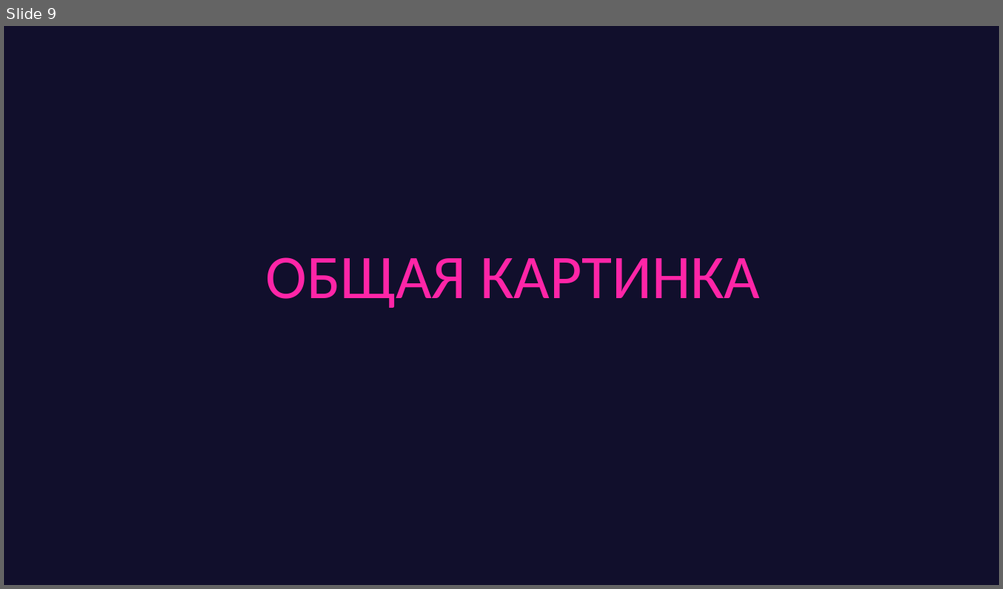
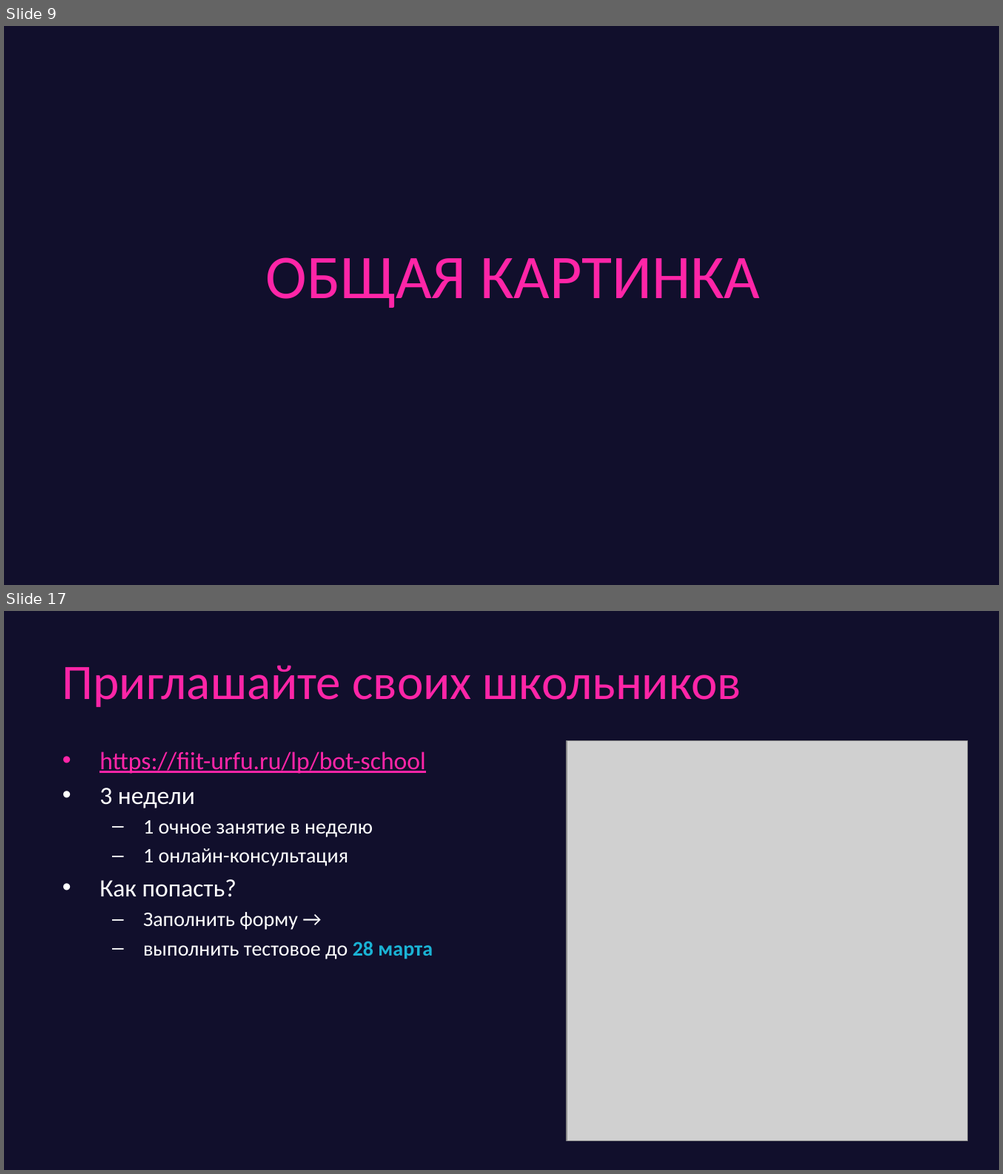
Before and after one commit to game-ai-course/game-ai-school, a slide deck: slides/online_4dx1.5h/day3-final.pptx. Shown one above the other, each under a label of ours: slide 9 before the commit, slides 9 and 17 after it; the slides between them are not shown. The pictures are 1003x589 and 1003x1174 pixels, drawn with LibreOffice and Linux fonts; fonts in the diff are those of the drawing; grey boxes stand for pictures. Boxes give left, top, right and bottom in pixels: in the first picture for what was removed or moved away, otherwise in the second. Text is boxed around its words. In the diff, an @@ line names an element or a change of style, - is before the commit and + after.

```diff
--- a/slides/online_4dx1.5h/day3-final.pptx
+++ b/slides/online_4dx1.5h/day3-final.pptx
@@ slide 17 added at box(4, 611, 999, 1170), background #110F2C @@
@@ title added at box(62, 665, 741, 707), 48 pt, text #FE25A7 @@
+Приглашайте своих школьников
@@ picture added at box(566, 741, 967, 1142) @@
@@ text added at box(99, 752, 432, 960), 20 pt, text #FFFFFF @@
+• https://fiit-urfu.ru/lp/bot-school
+• 3 недели
+  – 1 очное занятие в неделю
+  – 1 онлайн-консультация
+• Как попасть?
+  – Заполнить форму →
+  – выполнить тестовое до 28 марта
```
Also in this commit, not shown: 4 slides changed, 5 other slides added, 1 slide removed.
